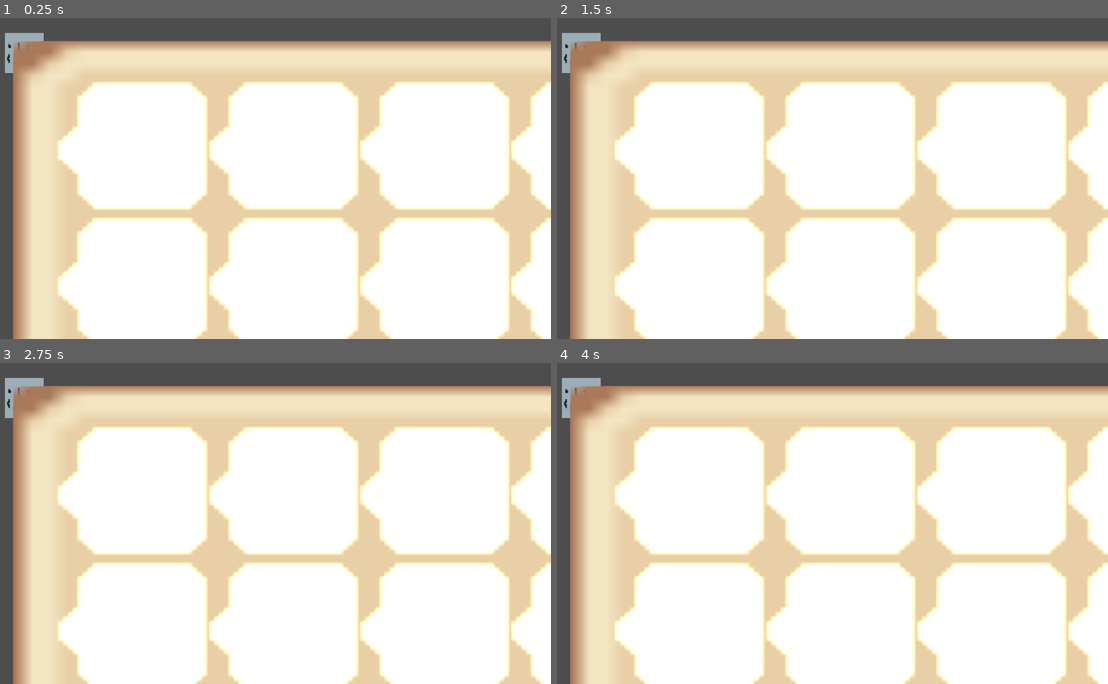
Above: before the commit, frames 1-4 (two rows, left to right).
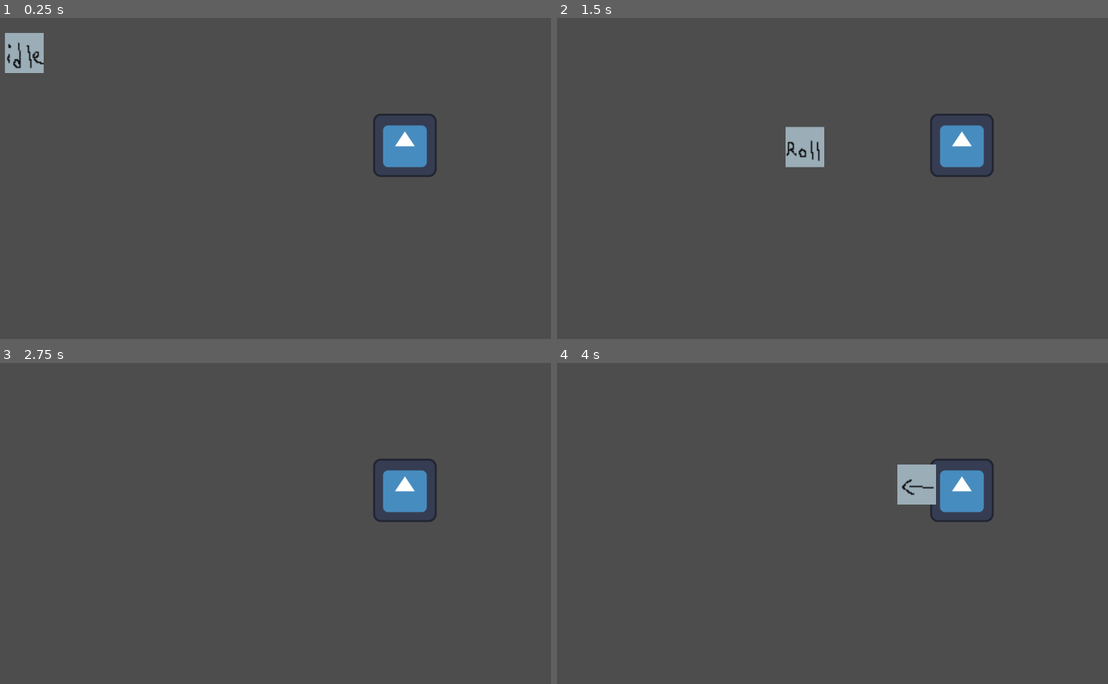
Above: after the commit, the same moments.

Repository: xern0/SleepyShrimpStudios-ChemicalCleanse
Game: Godot game, scene res://world.tscn
Same seed, same stepped clock (60 frames per second), same inputs: the game is played once before the commit and once after it. This scene is started directly instead of the project's main scene. The engine's default icon, where the game draws it, is replaced by a stand-in: a white triangle on a blue panel in a dark square.
Inputs:
- Up to frame 1 (0.25 s): no input
- Up to frame 2 (1.5 s): tap Enter at 0.5 s; hold D (right) 0.53-1.28 s; hold E (interact) 0.53-1.28 s; hold S (down) from 1.28 s (still down); tap Space (roll) at 1.35 s
- Up to frame 3 (2.75 s): release S (down) at 2.03 s; hold D (right) from 2.03 s (still down); hold Shift (run) from 2.03 s (still down)
- Up to frame 4 (4 s): tap Space (roll) at 2.75, 3.6 s; release D (right) at 2.78 s; release Shift (run) at 2.78 s; hold W (up) 2.78-3.53 s; tap E (interact) at 2.85 s; tap Enter at 3.5 s; hold A (left) from 3.53 s (still down)

The runs differ from the first frame. In frame 1, 91% of the frame differs, in the area x 2-100%, y 7-100%; in frame 2, 91%, in the area x 0-100%, y 4-100%; in frame 3, 91%; in frame 4, 91%.
Error before the commit: Parse Error: Could not parse global class "Inv" from "res://inventory.gd". (res://character_body_2d.gd:6)

Commit message:
FINISHED THE INVENTORYYYYYYY

Diff:
--- a/chemical-cleanse/assets/Items/Inv_UI.gd
+++ b/chemical-cleanse/assets/Items/Inv_UI.gd
@@ -1,22 +1,20 @@
 extends Control
 
-@onready var inv: Inv = preload("res://assets/Items/playerinv.tres")
 @onready var slots: Array = $NinePatchRect/GridContainer.get_children()
-
+var inv: Inv = preload("res://assets/Items/playerinv.tres")
 var is_open = false
 
 func _ready():
-	update_slots()
+	inv.update.connect(update_slots)
 	close()
 
-
 func update_slots():
-	for u in range(min(inv.items.size(), slots.size())):
-		slots[u].update(inv.items[u])
+	print("updating slots")
+	for u in range(min(inv.slots.size(), slots.size())):
+		slots[u].update(inv.slots[u])
 
 func _process(_delta):
 	if Input.is_action_just_pressed("inventory"):
-		print("u")
 		if is_open:
 			close()
 		else:
--- a/chemical-cleanse/assets/Items/playerinv.tres
+++ b/chemical-cleanse/assets/Items/playerinv.tres
@@ -1,4 +1,4 @@
-[gd_resource type="Resource" script_class="Inv" load_steps=15 format=3 uid="uid://bnendh0eqhs5x"]
+[gd_resource type="Resource" load_steps=15 format=3 uid="uid://bnendh0eqhs5x"]
 
 [ext_resource type="Script" uid="uid://bkigfm7ggn762" path="res://inventory.gd" id="2_vl83o"]
 [ext_resource type="Script" uid="uid://di04tpxs1dja2" path="res://Inv_slots.gd" id="2_yclkp"]
--- a/chemical-cleanse/bottle.gd
+++ b/chemical-cleanse/bottle.gd
@@ -11,6 +11,9 @@
 		sprite_2d.frame = 1
 		interactable.is_Interactable = false
 		print("Gained a bottle")
+		var inv = preload("res://assets/Items/playerinv.tres")
+		var item = preload("res://assets/Items/bottle.tres")
+		inv.insert(item)
 		queue_free()
 
 var is_interactable := true
--- a/chemical-cleanse/character_body_2d.gd
+++ b/chemical-cleanse/character_body_2d.gd
@@ -3,7 +3,6 @@
 @onready var roll: Sprite2D = $roll
 @onready var collision_shape_2d: CollisionShape2D = $CollisionShape2D
 
-@export var inv: Inv
 
 const PLAYER_TEMP_DOWN = preload("uid://cdjwdydjod4i7")
 const PLAYER_TEMP_LEFT = preload("uid://oap8ffx0kggf")
@@ -64,6 +63,3 @@
 
 func _on_hurtbox_hurt() -> void:
 	pass # Replace with function body.
-
-func collect(item):
-	inv.insert(item)
--- a/chemical-cleanse/inventory.gd
+++ b/chemical-cleanse/inventory.gd
@@ -1,5 +1,4 @@
 extends Resource
-
 class_name Inv
 
 signal update
@@ -7,6 +6,16 @@
 @export var slots: Array[InvSlot]
 
 func insert(item: InvItem):
-	var itemlots = slots.filter(func(slot): return slot.item == item):
-		if !itemslots.is_empty():
-			itemslots[0].amount += 1
+	var itemslots = slots.filter(func(slot): return slot.item == item)
+	if !itemslots.is_empty():
+		itemslots[0].amount += 1
+		emit_signal("update")
+		return
+
+	var empty = slots.filter(func(slot): return slot.item == null)
+	if !empty.is_empty():
+		empty[0].item = item
+		empty[0].amount = 1
+		emit_signal("update")
+	else:
+		print("Inventory full!")
